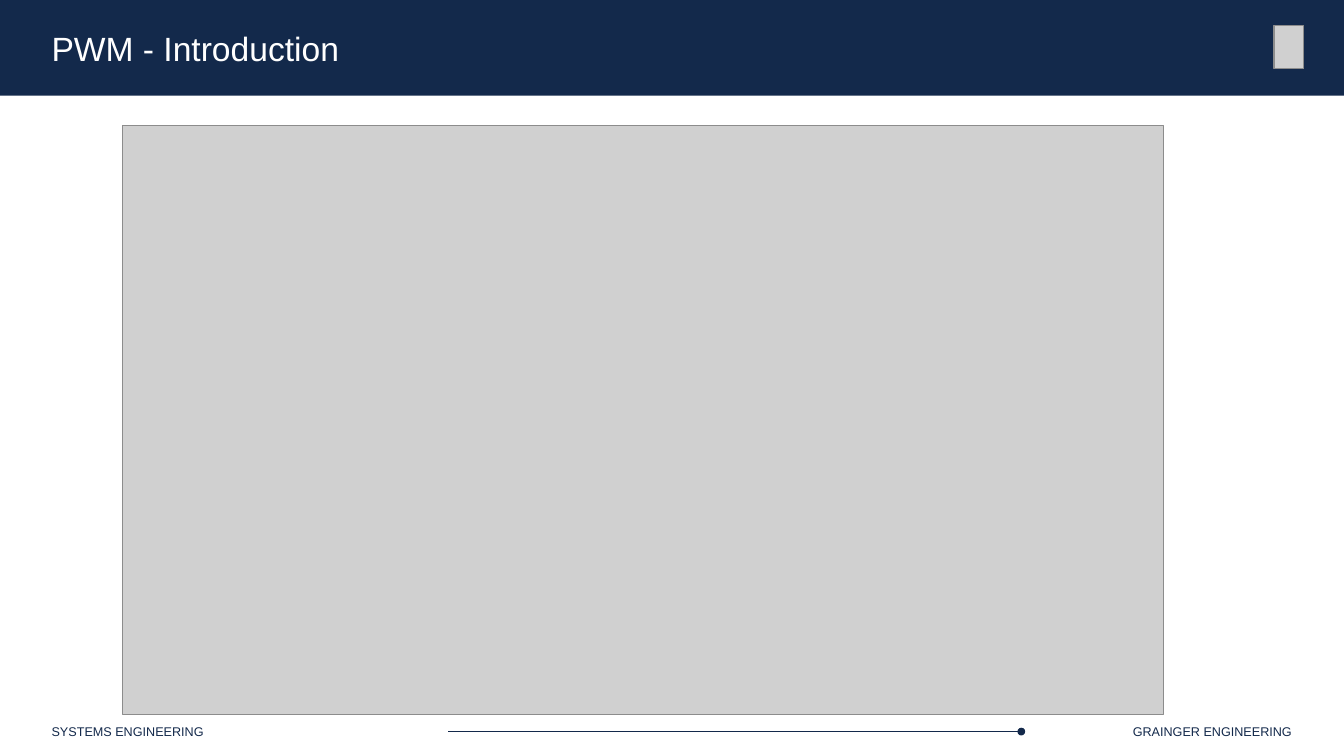
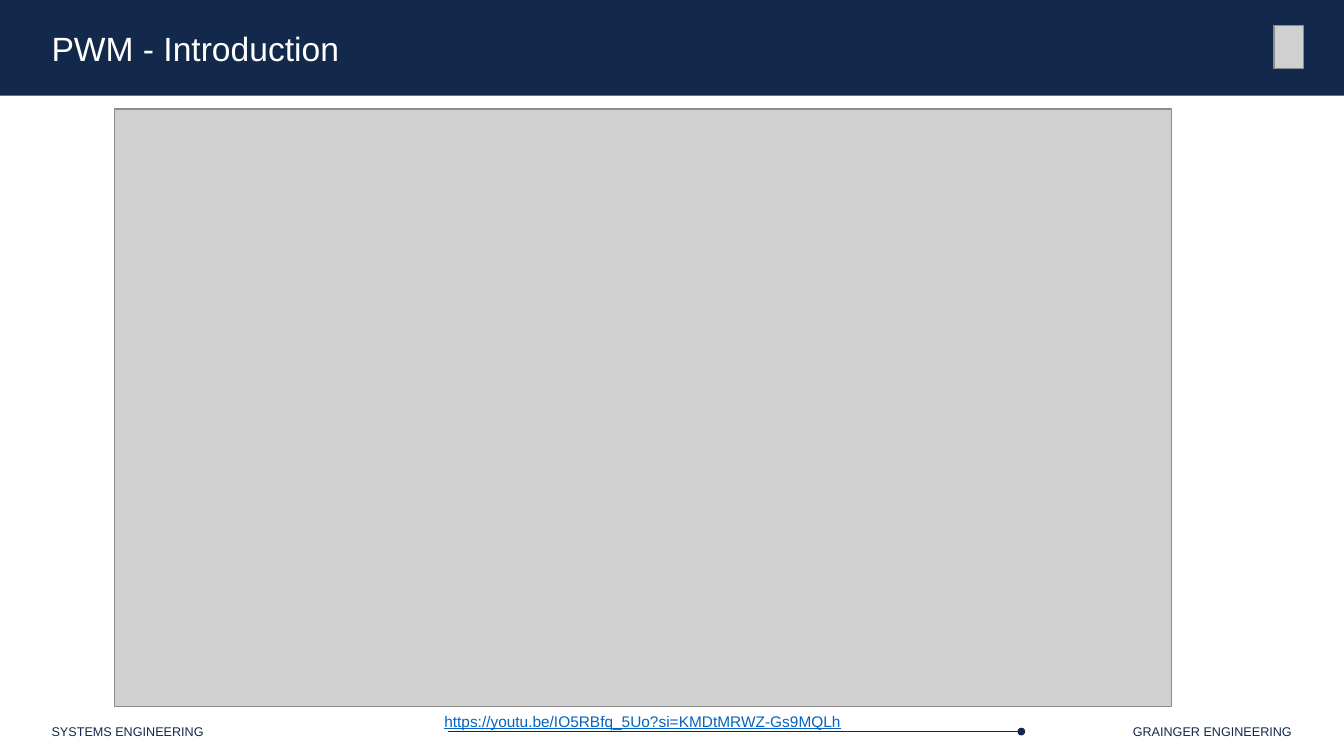
Before and after one commit to Marius-Juston/SE-423---Class-Material, a slide deck: slide 54 of Lectures/Slides/L6.pptx. Drawn at 1344x756 pixels with LibreOffice and Linux fonts; fonts in the diff are those of the drawing; grey boxes stand for pictures. Boxes give left, top, right and bottom in pixels: in the first picture for what was removed or moved away, otherwise in the second. Text is boxed around its words. In the diff, an @@ line names an element or a change of style, - is before the commit and + after.

Commit message:
added image sources url for content in slides

```diff
--- a/Lectures/Slides/L6.pptx
+++ b/Lectures/Slides/L6.pptx
@@ picture: place and size @@
-picture at [122,126,1164,715]
+picture at [115,109,1173,707]
@@ text added at [444,716,840,730], 11 pt, text #0563C1, underline @@
+https://youtu.be/IO5RBfq_5Uo?si=KMDtMRWZ-Gs9MQLh
```
Also in this commit, not shown: 15 other slides changed, 4 other files.
